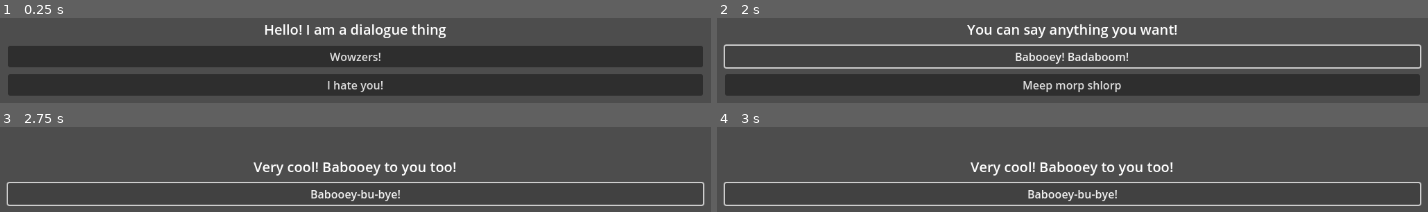
Above: before the commit, frames 1-4 (two rows, left to right).
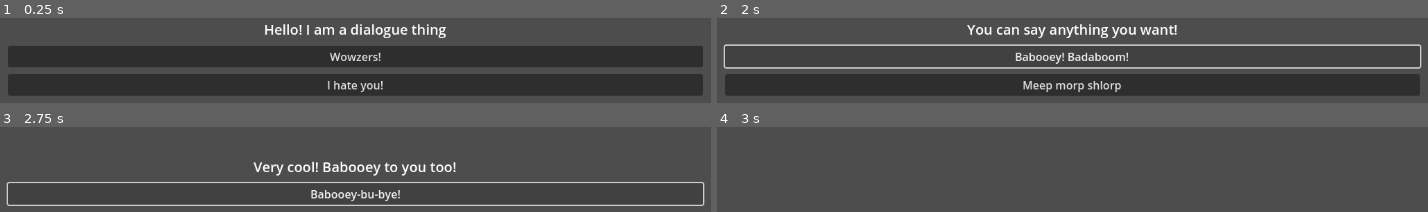
Above: after the commit, the same moments.

Repository: Flooflez/Simple-VN-Dialogue-System
Game: Godot game, scene res://main.tscn
The game is run twice, just before and just after one commit, with the same random seed, the same clock (stepped at 60 frames per second) and the same inputs.
Inputs:
- Up to frame 1 (0.25 s): no input
- Up to frame 2 (2 s): click "Wowzers!" at 0.5 s; click "For sure!" at 1.25 s
- Up to frame 3 (2.75 s): click "Babooey! Badaboom!" at 2 s
- Up to frame 4 (3 s): click "Babooey-bu-bye!" at 2.75 s

Frames 1-3 are identical in both runs. In frame 4, 4.8% of the frame differs, in the area x 0-100%, y 40-93%.

Commit message:
added way to close dialogue

Diff:
--- a/main.gd
+++ b/main.gd
@@ -14,6 +14,8 @@
 @onready var npc_label = $MarginContainer/VBoxContainer/Label
 @onready var choice1 = $MarginContainer/VBoxContainer/Button
 @onready var choice2 = $MarginContainer/VBoxContainer/Button2
+
+@onready var container = $MarginContainer
 
 # Called when the node enters the scene tree for the first time.
 func _ready():
@@ -74,7 +76,7 @@
 
 func _on_button_pressed(): #choice 1
 	if current_dialogue.end:
-		pass #end
+		container.visible = false
 	else:
 		load_dialogue(current_dialogue.nextNodes[0])
 
